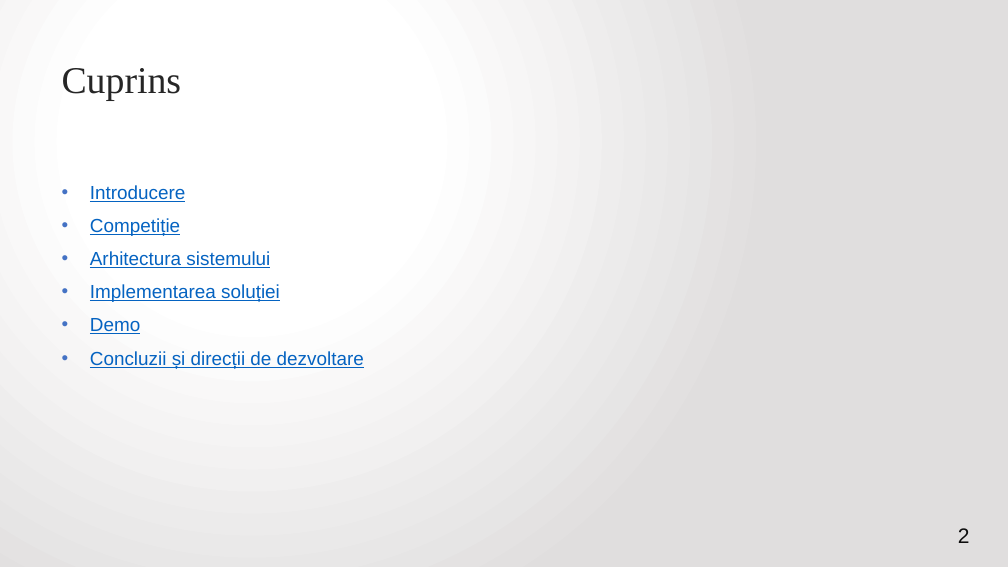
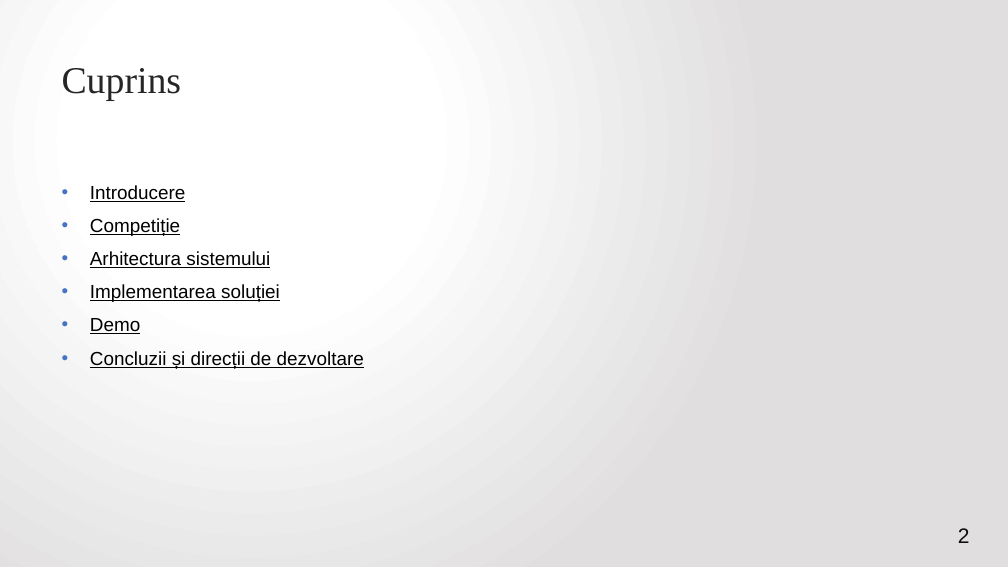
Before and after one commit to VitomirDragan/TemperatureManagement-IOT-, a slide deck: slide 2 of Prezentare/Termostat inteligent controlat printr-o aplicație web.pptx. Drawn at 1008x567 pixels with LibreOffice and Linux fonts; fonts in the diff are those of the drawing. Boxes give left, top, right and bottom in pixels: in the first picture for what was removed or moved away, otherwise in the second. Text is boxed around its words. In the diff, an @@ line names an element or a change of style, - is before the commit and + after.

```diff
--- a/Prezentare/Termostat inteligent controlat printr-o aplicație web.pptx
+++ b/Prezentare/Termostat inteligent controlat printr-o aplicație web.pptx
@@ text "Introducere" at bbox=[90, 185, 364, 369]: text colour #0563C1 to #000000 @@
```
Also in this commit, not shown: 3 other slides changed, 2 slides added, 6 slides removed, 10 other files.
